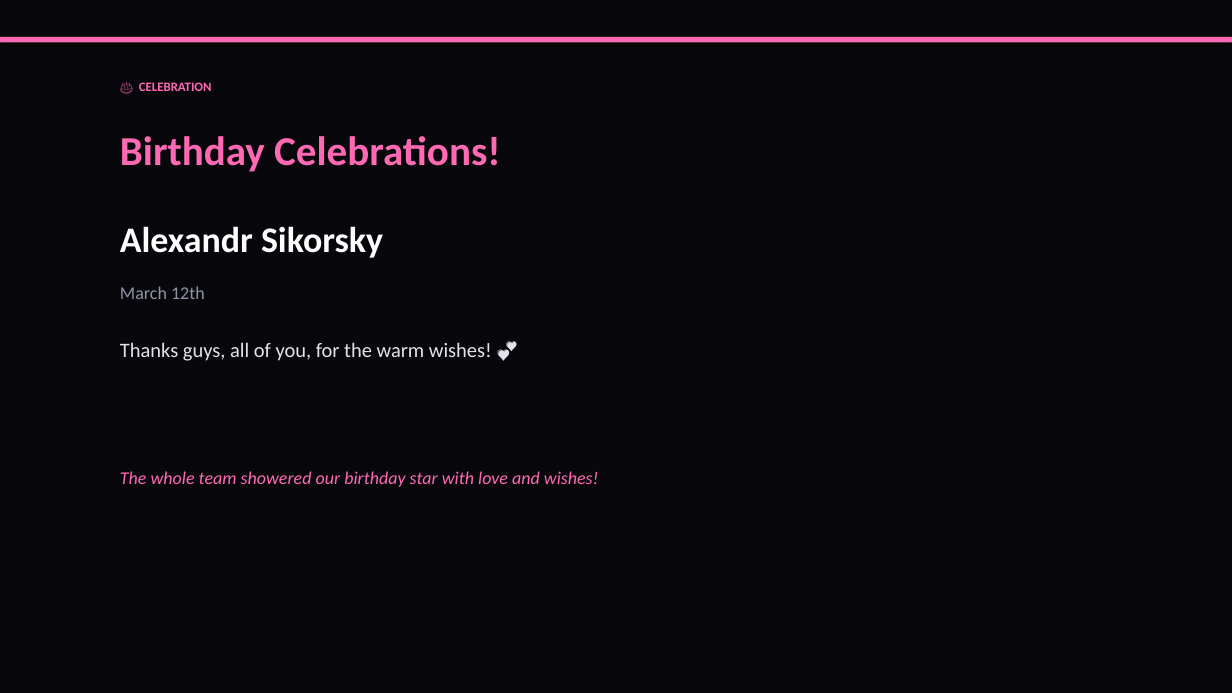
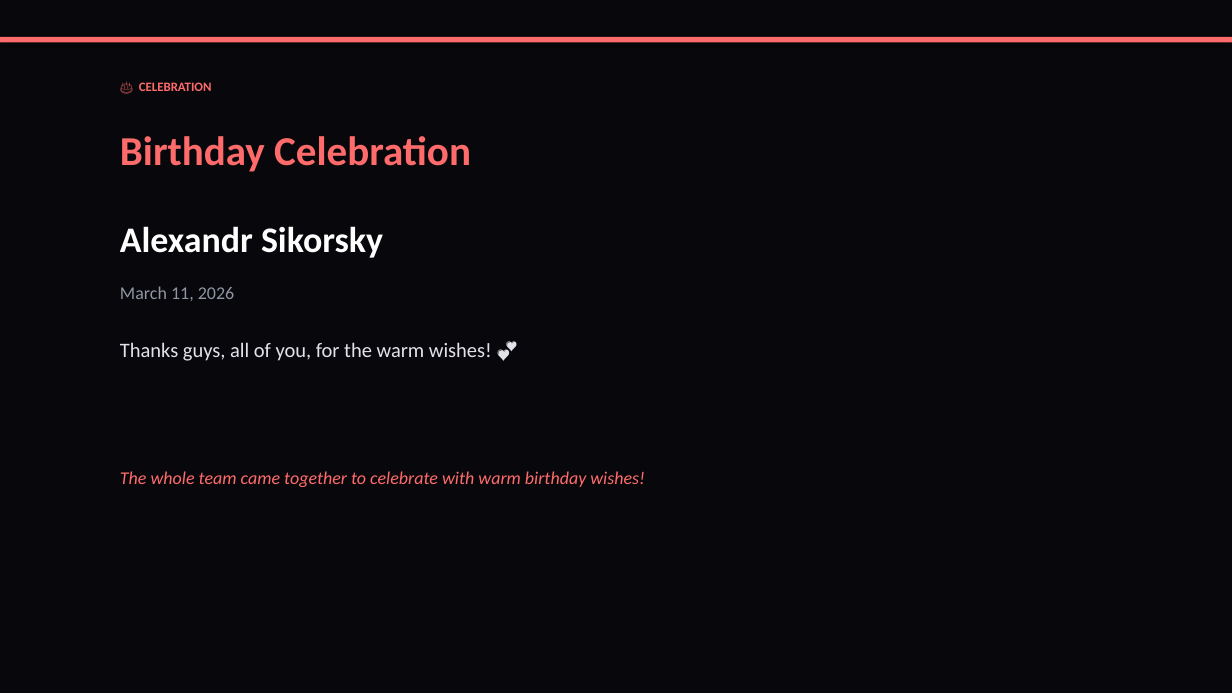
Before and after one commit to liliyagarifullina-maker/appodeal-pulse, a slide deck: slide 2 of data/archive/pulse_2026-03-12.pptx (slide 3 before the commit). Drawn at 1232x693 pixels with LibreOffice and Linux fonts; fonts in the diff are those of the drawing. Boxes give left, top, right and bottom in pixels: in the first picture for what was removed or moved away, otherwise in the second. Text is boxed around its words. In the diff, an @@ line names an element or a change of style, - is before the commit and + after.

```diff
--- a/data/archive/pulse_2026-03-12.pptx
+++ b/data/archive/pulse_2026-03-12.pptx
@@ rectangle at (x1=0, y1=37, x2=1232, y2=43): fill #FF69B4 to #FF6B6B @@
@@ text "🎂 CELEBRATION" at (x1=139, y1=82, x2=212, y2=91): text colour #FF69B4 to #FF6B6B @@
@@ text at (x1=120, y1=136, x2=471, y2=172): text changed; text colour #FF69B4 to #FF6B6B @@
-Birthday Celebrations!
+Birthday Celebration
@@ text at (x1=120, y1=286, x2=234, y2=301): text changed @@
-March 12th
+March 11, 2026
@@ text at (x1=120, y1=471, x2=645, y2=487): text changed; text colour #FF69B4 to #FF6B6B @@
-The whole team showered our birthday star with love and wishes!
+The whole team came together to celebrate with warm birthday wishes!
```
Also in this commit, not shown: 12 other slides changed, 4 slides added, 5 slides removed, 2 other files.
